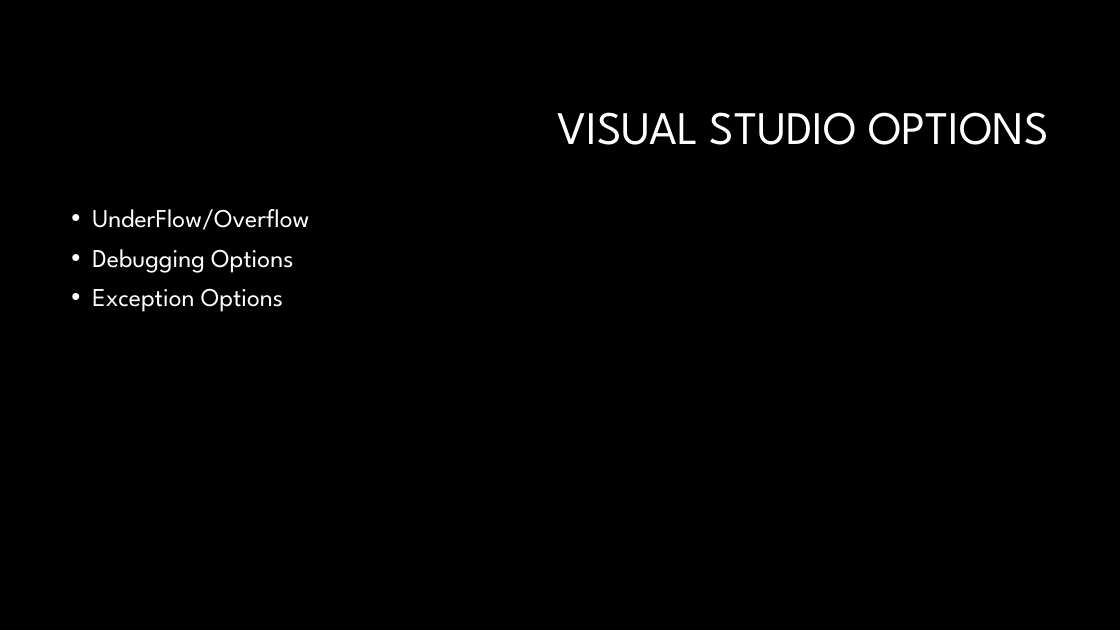
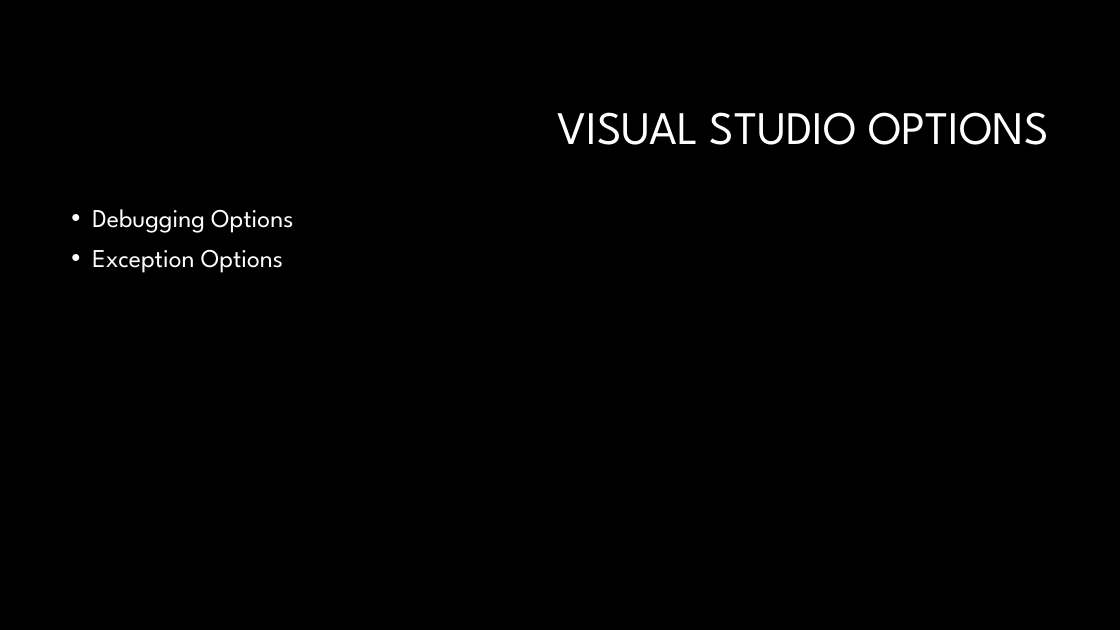
Before and after one commit to GBPhilip/Debugging, a slide deck: slide 4 of Debugging1.pptx (slide 5 before the commit). Drawn at 1120x630 pixels with LibreOffice and Linux fonts; fonts in the diff are those of the drawing; background and template pictures are left out. Boxes give left, top, right and bottom in pixels: in the first picture for what was removed or moved away, otherwise in the second. Text is boxed around its words. In the diff, an @@ line names an element or a change of style, - is before the commit and + after.

Commit message:
Added visualiser code

```diff
--- a/Debugging1.pptx
+++ b/Debugging1.pptx
@@ text at box(92, 209, 309, 230): paragraph removed @@
-• UnderFlow/Overflow
```
Also in this commit, not shown: 10 other slides changed, 2 slides removed, 8 other files.
